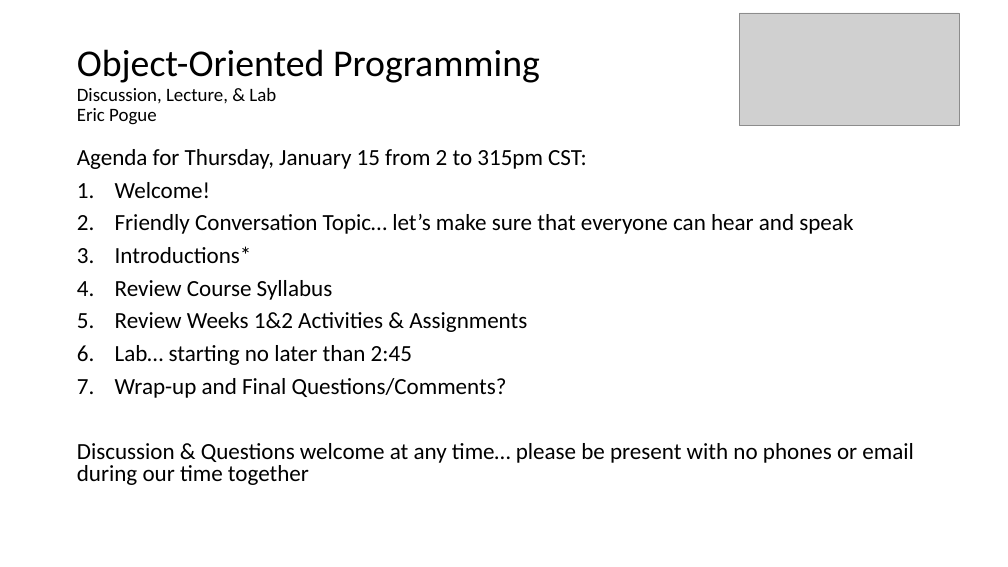
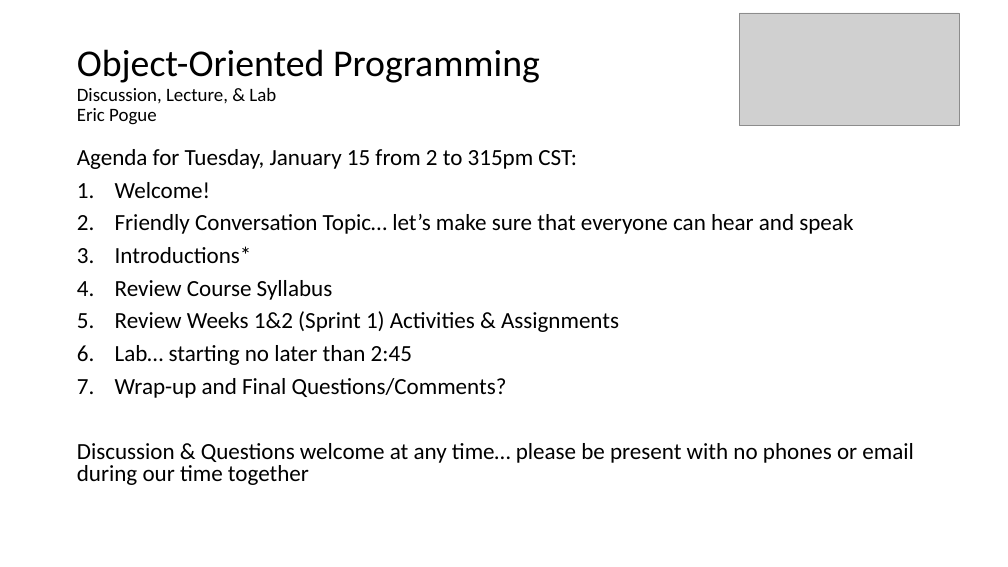
Before and after one commit to jamesbaptiste1/cpsc-24500-2019-01-spring-001, a slide deck: slide 1 of lecture-presentations/2019-01-15.pptx. Drawn at 1008x567 pixels with LibreOffice and Linux fonts; fonts in the diff are those of the drawing; grey boxes stand for pictures. Boxes give left, top, right and bottom in pixels: in the first picture for what was removed or moved away, otherwise in the second. Text is boxed around its words. In the diff, an @@ line names an element or a change of style, - is before the commit and + after.

```diff
--- a/lecture-presentations/2019-01-15.pptx
+++ b/lecture-presentations/2019-01-15.pptx
@@ text at [77,149,577,169]: text changed @@
-Agenda for Thursday, January 15 from 2 to 315pm CST:
+Agenda for Tuesday, January 15 from 2 to 315pm CST:
@@ text at [115,311,619,332]: text changed @@
-5. Review Weeks 1&2 Activities & Assignments
+5. Review Weeks 1&2 (Sprint 1) Activities & Assignments
```
Also in this commit, not shown: 4 other slides changed, 3 slides removed.
